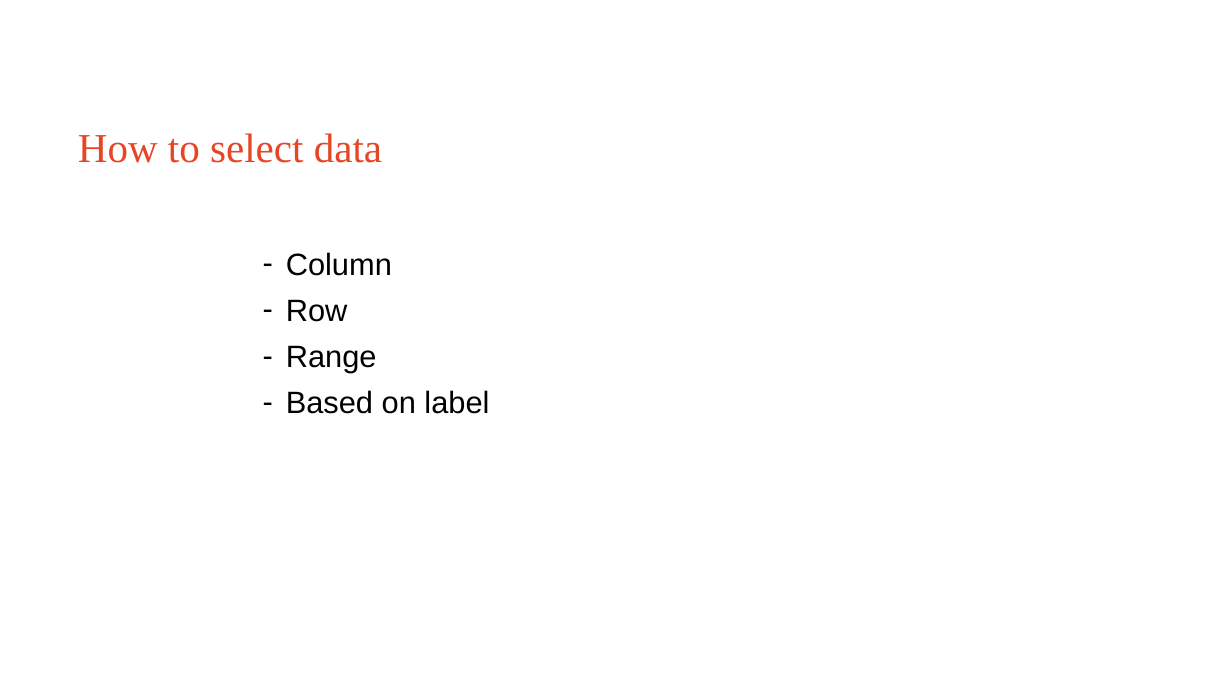
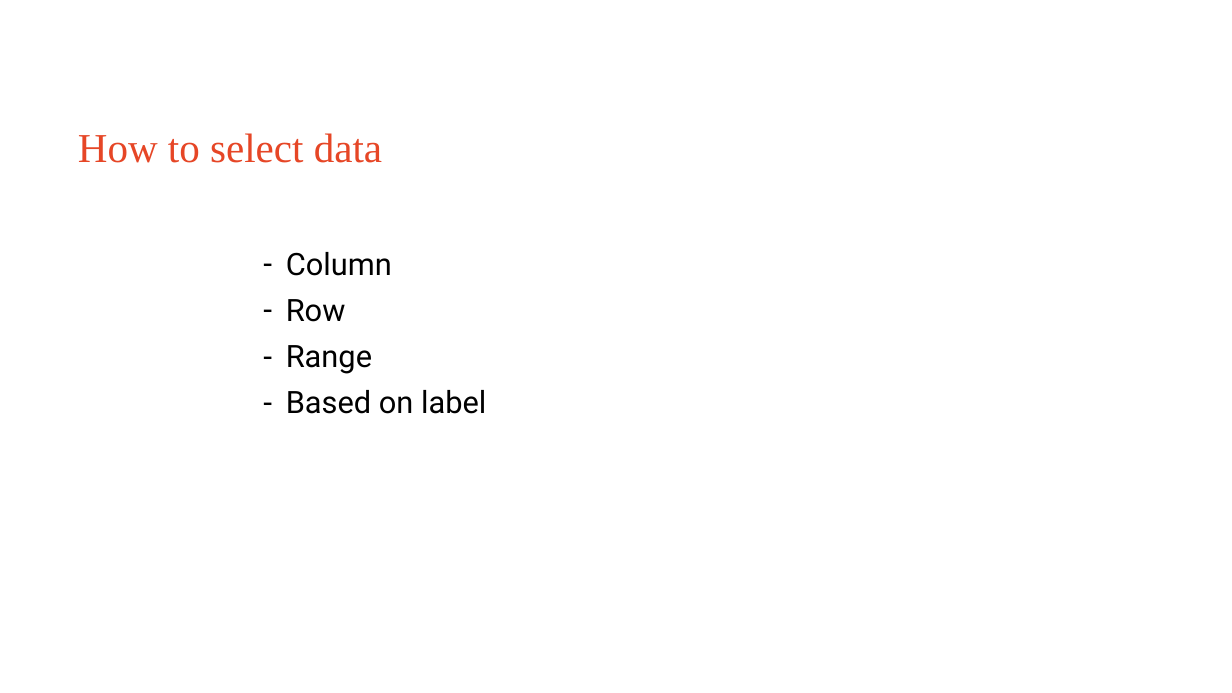
Before and after one commit to Sydney-Informatics-Hub/EDAinR, a slide deck: slide 18 of eda_r.pptx (slide 16 before the commit). Drawn at 1232x693 pixels with LibreOffice and Linux fonts; fonts in the diff are those of the drawing. Boxes give left, top, right and bottom in pixels: in the first picture for what was removed or moved away, otherwise in the second. Text is boxed around its words. In the diff, an @@ line names an element or a change of style, - is before the commit and + after.

```diff
--- a/eda_r.pptx
+++ b/eda_r.pptx
@@ text "Column" at box(286, 252, 486, 414): font Arial to Roboto @@
```
Also in this commit, not shown: 2 other slides changed, 5 slides added, 1 other file.
